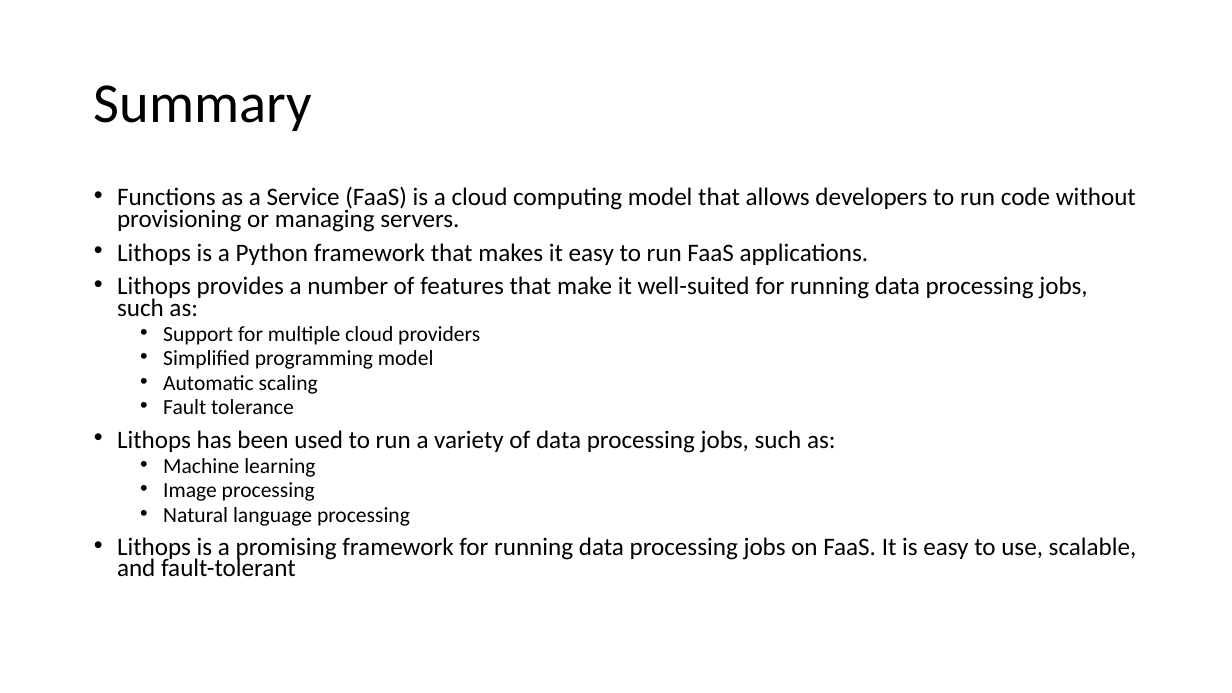
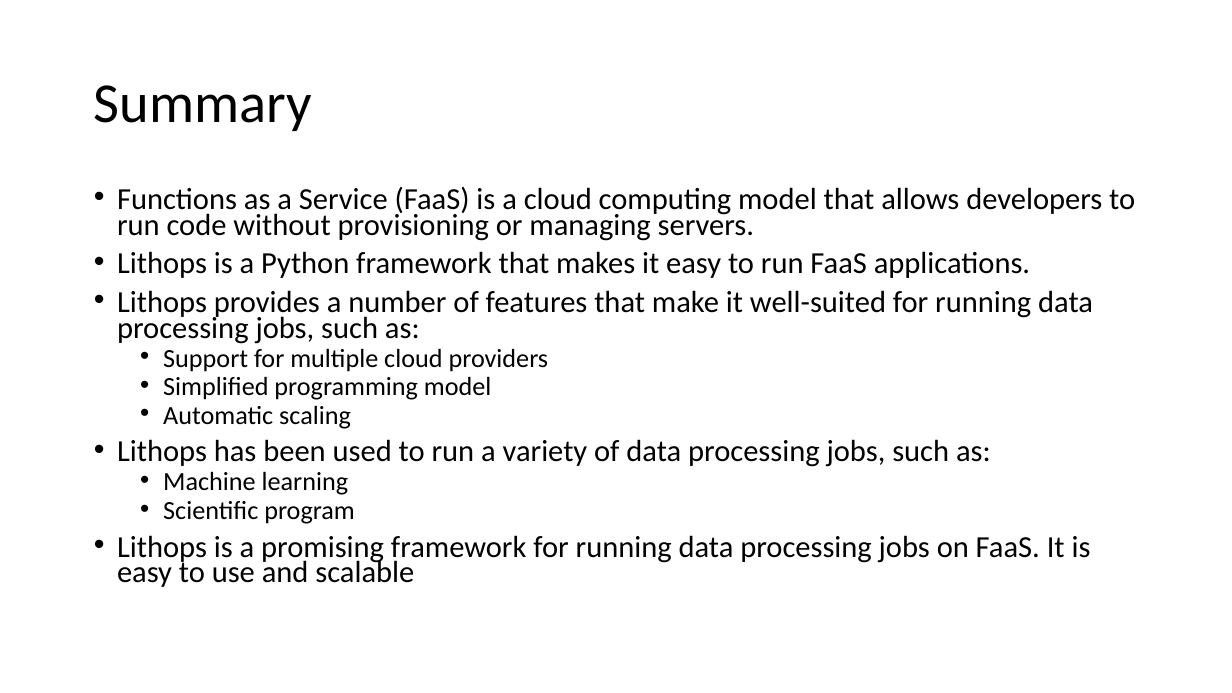
Before and after one commit to dhanifudin/presentation, a slide deck: slide 2 of Lithops.pptx. Drawn at 1232x693 pixels with LibreOffice and Linux fonts; fonts in the diff are those of the drawing. Boxes give left, top, right and bottom in pixels: in the first picture for what was removed or moved away, otherwise in the second. Text is boxed around its words. In the diff, an @@ line names an element or a change of style, - is before the commit and + after.

Commit message:
update lithops

```diff
--- a/Lithops.pptx
+++ b/Lithops.pptx
@@ text at box(117, 187, 1135, 495): size 19.6 to 23.8 pt in "Functions as a Service (FaaS) is a ...", "Lithops is a Python framework that makes ...", "Lithops provides a number of features that ...", "Lithops has been used to run a ..."; size 16.8 to 20.4 pt in "Support for multiple cloud providers", "Simplified programming model", "Automatic scaling", "Machine learning" @@
@@ text at box(163, 399, 294, 414): paragraph removed @@
-  • Fault tolerance
@@ text at box(117, 501, 1091, 587): text changed; size 19.6 to 23.8 pt @@
-  • Image processing
-  • Natural language processing
-• Lithops is a promising framework for running data processing jobs on FaaS. It is easy to use, scalable, and fault-tolerant
+  • Scientific program
+• Lithops is a promising framework for running data processing jobs on FaaS. It is easy to use and scalable
```
